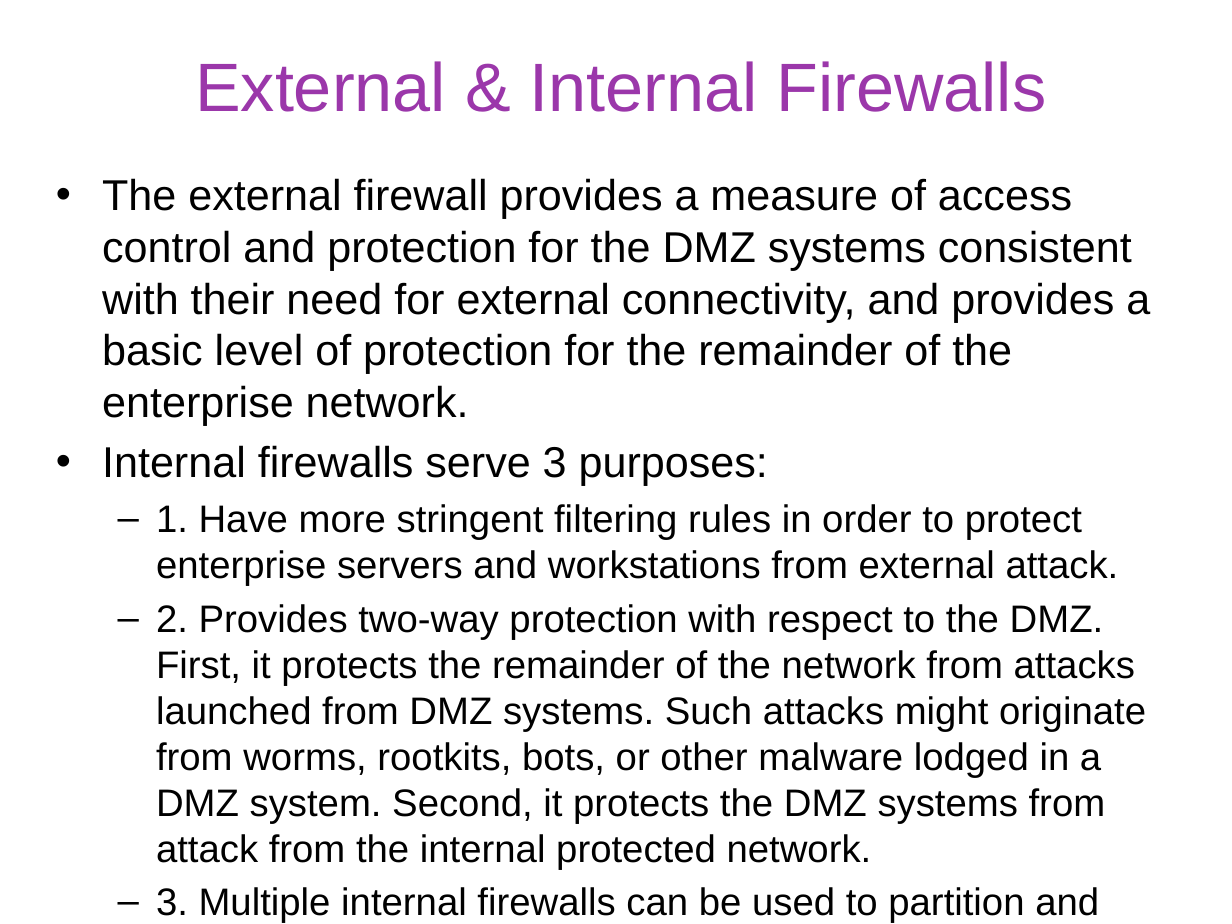
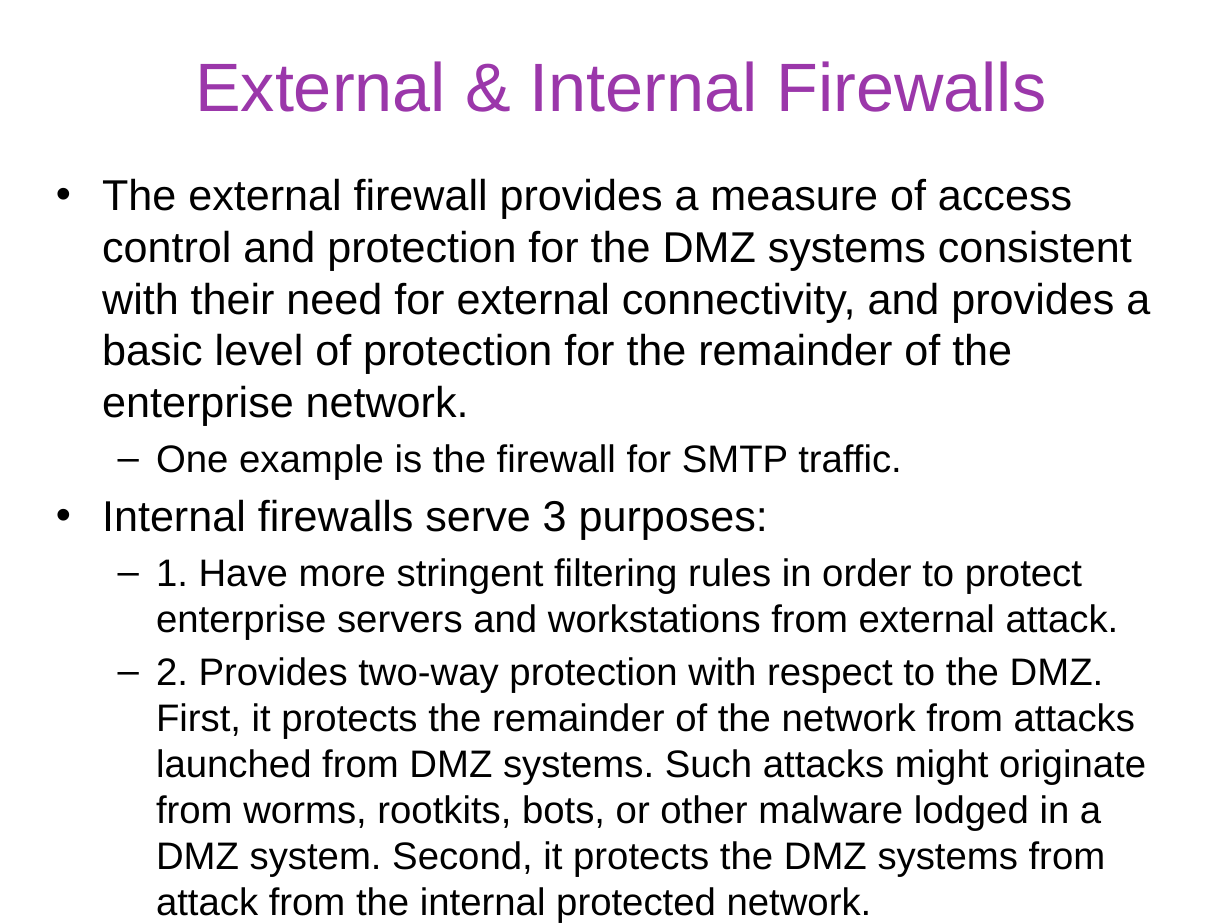
Before and after one commit to gulaoshi/gu.github.io, a slide deck: slide 25 of InfoSec/PPTs/L10-CH09-Firewalls and Intrusion Prevention.pptx. Drawn at 1232x924 pixels with LibreOffice and Linux fonts; fonts in the diff are those of the drawing. Boxes give left, top, right and bottom in pixels: in the first picture for what was removed or moved away, otherwise in the second. Text is boxed around its words. In the diff, an @@ line names an element or a change of style, - is before the commit and + after.

```diff
--- a/InfoSec/PPTs/L10-CH09-Firewalls and Intrusion Prevention.pptx
+++ b/InfoSec/PPTs/L10-CH09-Firewalls and Intrusion Prevention.pptx
@@ text at [156,444,902,479]: paragraph added @@
+  – One example is the firewall for SMTP traffic.
```
Also in this commit, not shown: 15 other slides changed, 4 other files.
